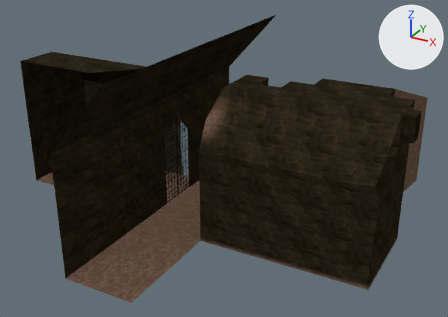
An edit to the Blender file scenario/level01-v1.blend, drawn before and after from the same camera.
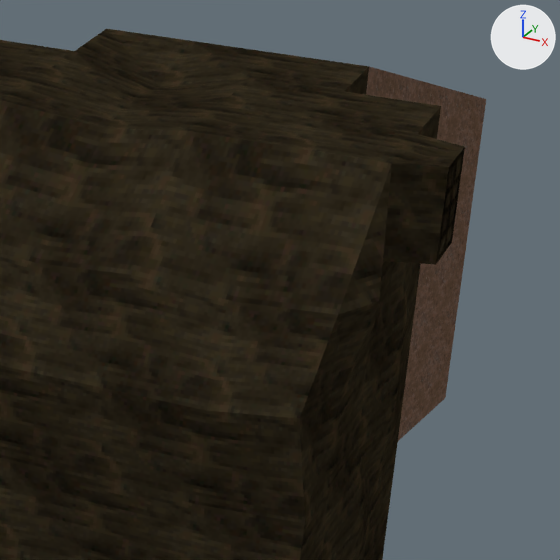
Each version is shown whole from a camera (50 mm lens) standing at (22.8, -43.5, 26.6) and looking at (-0.7, -0.8, 5.2), then close up on the part from 65% to 100% of the width and 22% to 71% of the height. The axes (+X, +Y, +Z) are drawn at upper right. The lights are the same throughout. The first two pictures are the older version.

The older version as bpy lines, for what is in view:
```python
me_cube = bpy.data.meshes.new('Cube')
me_cube.from_pydata(...)  # 48 vertices, 36 faces; spans x -1.15..7.08, y 0.0..8.12, z -0.11..11.0
me_cube.materials.append(mat_material)
me_plane_005 = bpy.data.meshes.new('Plane.005')
me_plane_005.from_pydata(...)  # 222 vertices, 207 faces; spans x -6.5..9.0, y -10.2..0.0, z -1.0..11.1
me_plane_005.materials.append(mat_material)
ob_cavern = bpy.data.objects.new('Cavern', me_cube)
ob_cavern.location = (6.03, 4.0, 1.0)
ob_cavern.visible_shadow = False
ob_oblivion = bpy.data.objects.new('oblivion', me_plane_005)
ob_oblivion.location = (6.03, 4.0, 1.0)
ob_oblivion.visible_shadow = False
```
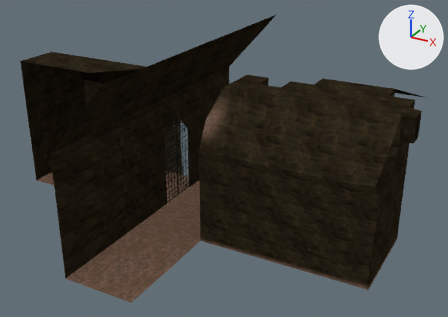
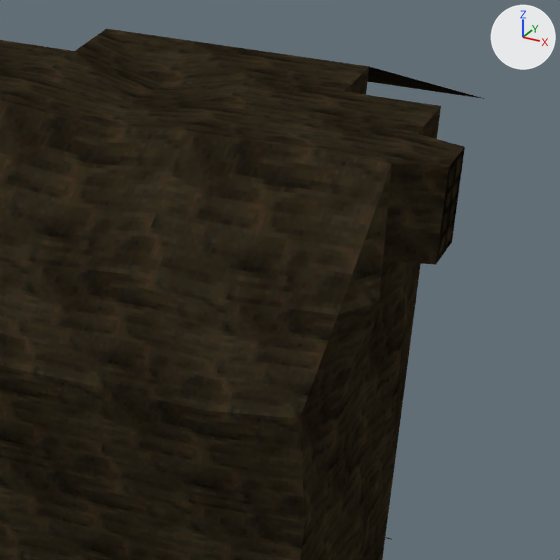
Location of each change, (x1, y1, x2, y2) in pixels of the close-ups (560 x 560 px):
'Cavern', reshaped (mostly hidden afterwards): before (366, 66, 486, 441); after (367, 66, 484, 540)
part 1 of me_cube, cut back (mostly hidden): after (367, 66, 484, 540)

Patch to the scene script:
```diff
--- a/scenario/level01-v1.blend.py
+++ b/scenario/level01-v1.blend.py
@@ me_cube @@
 # used by ob_cavern; location = (6.03, 4.0, 1.0)
-me_cube.from_pydata(...)  # 48 vertices, 36 faces; spans x -1.15..7.08, y 0.0..8.12, z -0.11..11.0
+me_cube.from_pydata(...)  # 233 vertices, 204 faces; spans x -1.15..7.08, y 0.0..8.12, z -5.11..11.0
+# me_cube part 1: 4 vertices moved from x 1.59..4.34, y 5.41..8.12, z -0.11..-0.08 to x -1.15..7.08, y 5.4..8.1, z -1.11..-1.08; 2 vertices removed from x 1.84..4.09, y 2.71, z -0.04; 187 vertices added at x -1.15..7.08, y 0.0..8.12, z -5.11..11.0
 me_cube.materials.append(mat_material)
```
